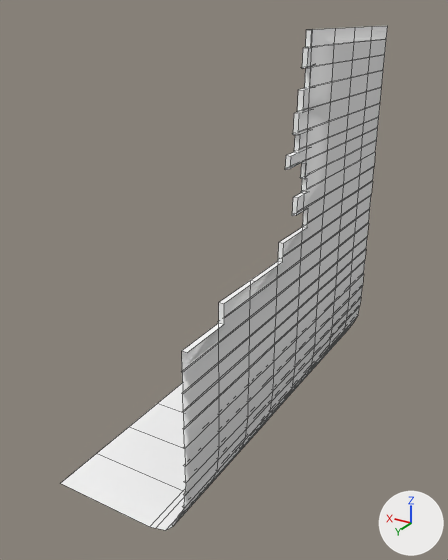
Renders of the FBX model Assets/Models/Boat/boatBGBroken.fbx from each side of a commit.
Camera for both pictures: a 50 mm camera at (-1.43, 3.25, 1.53) aimed at (-0.29, 1.36, 0.59). Lighting does not change. The marker at lower right points along +X, +Y and +Z. Mesh edges are drawn as thin lines. Where no turn or scale is listed for an object, it has been applied to the vertices. Vertices at the same position are counted once.
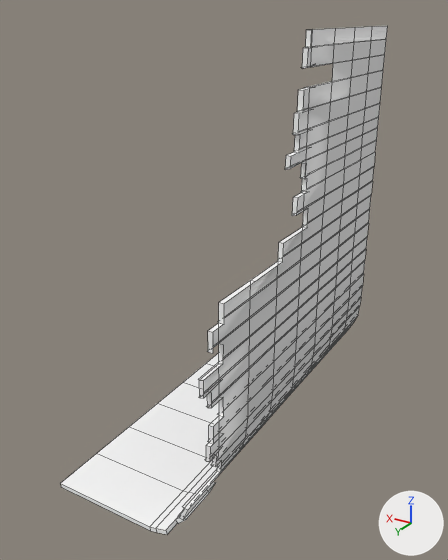
The change in detail:
me_mesh is used by ob_pcube353; location (-0.259, 1.288, -0.015).
Verts and faces of me_mesh; kept vertices keep their numbers, new ones are numbered from 449.
Before the commit, vertices of me_mesh: 256 (-0.31, -0.01, 1.32) at pixel (309, 87), 257 (-0.31, -0.2, 1.32) at pixel (332, 82), 261 (-0.31, -0.01, 1.39) at pixel (310, 67), 262 (-0.31, -0.2, 1.39) at pixel (333, 63), 387 (-0.31, 0.03, 1.32) at pixel (304, 88).
Before the commit, vertices of me_mesh: 388 (-0.31, 0.03, 1.39) at pixel (305, 67), 426 (-0.33, 0.03, 1.32) at pixel (309, 88), 427 (-0.33, 0.03, 1.39) at pixel (311, 68).
me_mesh had 449 vertices, 367 faces and spanned x -0.33..0.23, y -0.78..0.76, z 0.01..1.5.
me_mesh now has 480 vertices, 384 faces and spans x -0.33..0.23, y -0.78..0.76, z -0.01..1.5.
Part 1, on me_mesh:
6 vertices are removed from x -0.33..-0.26, y 0.76, z 0.06..0.71.
13 faces are deleted.
5 vertices in x -0.31, y 0.76, z 0.32..0.71 move by (0.0, -0.13, 0.0).
4 vertices in x -0.31, y 0.76, z 0.51..0.57 move by (0.0, -0.08, 0.0).
5 vertices move from x -0.31..-0.3, y 0.76, z 0.21..0.45 to x -0.31..-0.3, y 0.61..0.65, z 0.21..0.45.
35 vertices are added at x -0.33..0.23, y 0.57..0.76, z -0.01..0.71.
5 new vertices lie (0.0, 0.0, 0.06) away from vertices in x -0.33..-0.31, y 0.63..0.76, z 0.26..0.45.
33 new faces join them.
Part 2, on me_mesh:
Vertices deleted: 388, 426, 427 (with the faces that use them).
Faces deleted: (256, 261, 262, 257).

Pixel boxes (x1, y1, x2, y2) of what changed, in the pictures (448 x 560 px):
'pCube353', reshaped
    before: (61, 26, 387, 530)
    after: (60, 26, 387, 534)
part 1 of me_mesh, built on
    before: (168, 323, 224, 529)
    after: (60, 323, 224, 534)
part 2 of me_mesh, deleted
    before: (305, 63, 333, 89)
